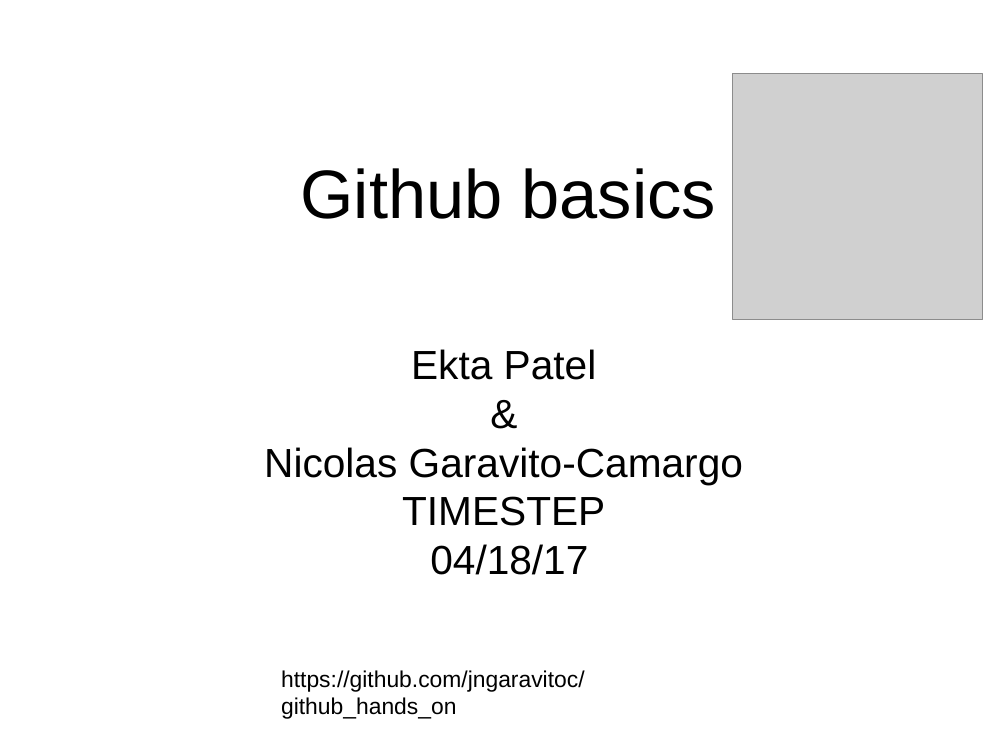
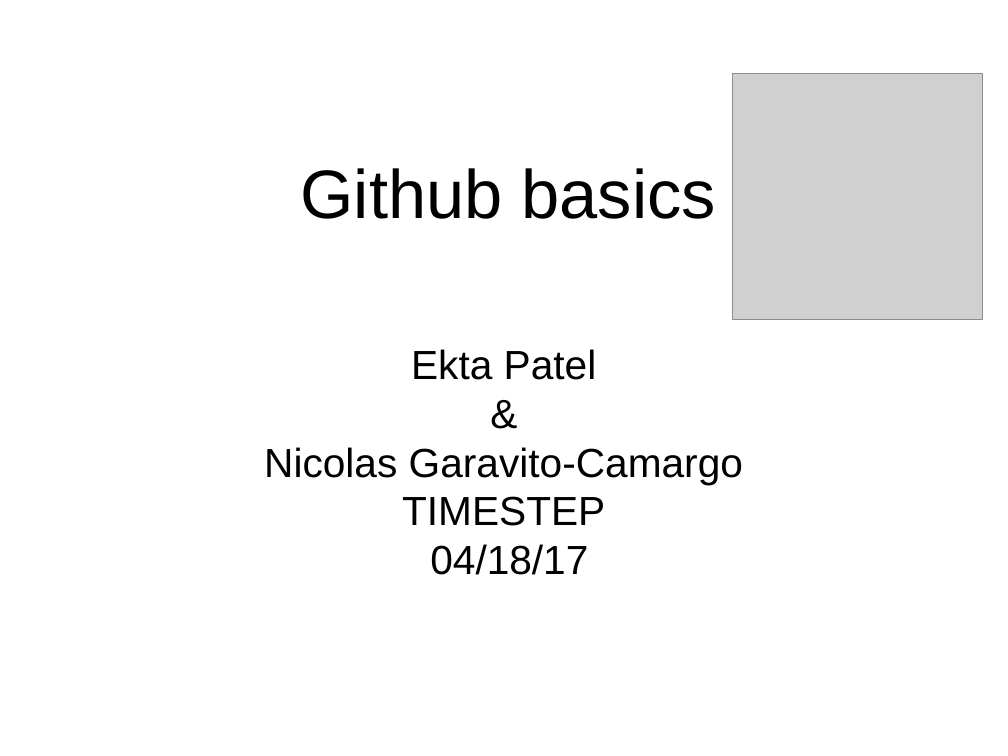
Before and after one commit to jngaravitoc/github_hands_on, a slide deck: slide 1 of git.odp. Drawn at 1008x756 pixels with LibreOffice and Linux fonts; fonts in the diff are those of the drawing; grey boxes stand for pictures. Boxes give left, top, right and bottom in pixels: in the first picture for what was removed or moved away, otherwise in the second. Text is boxed around its words. In the diff, an @@ line names an element or a change of style, - is before the commit and + after.

```diff
--- a/git.odp
+++ b/git.odp
@@ text removed at bbox=[281, 670, 584, 719] @@
-https://github.com/jngaravitoc/github_hands_on
```
Also in this commit, not shown: 11 other slides changed, 1 slide added, 1 slide removed, 1 other file.
